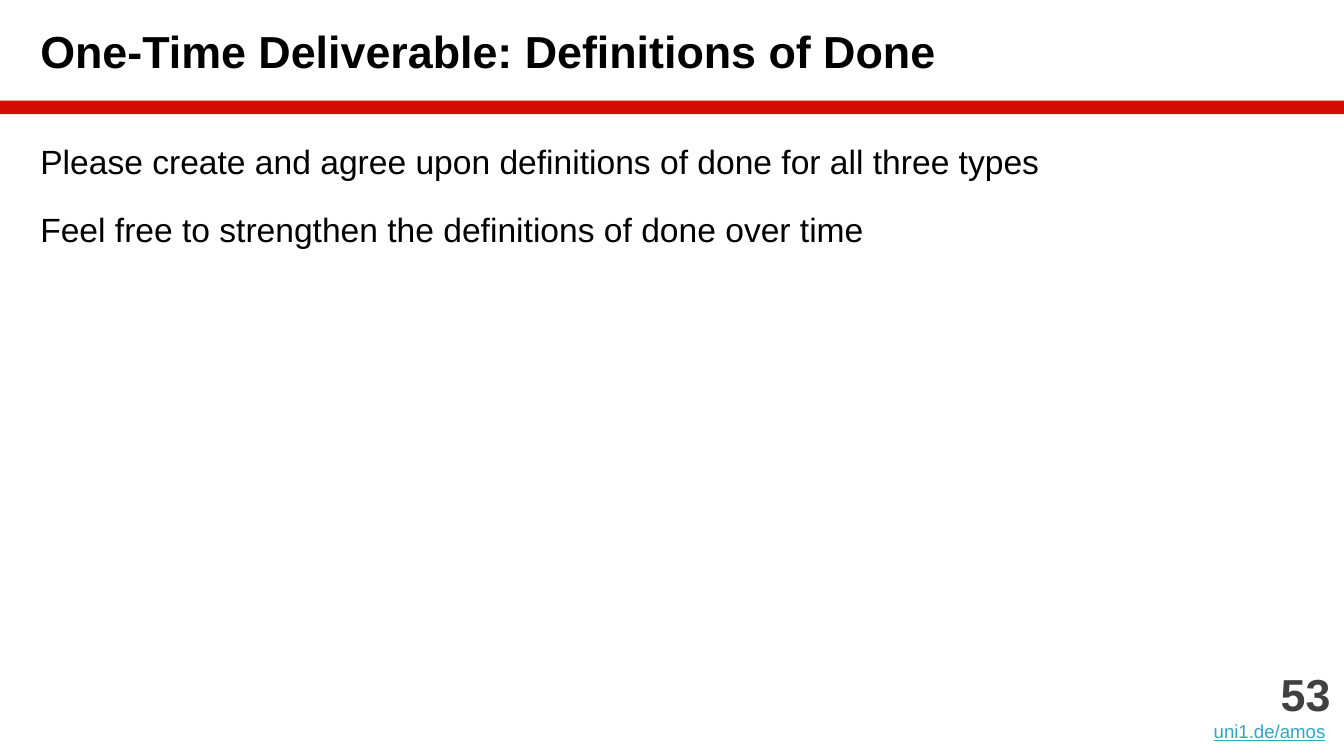
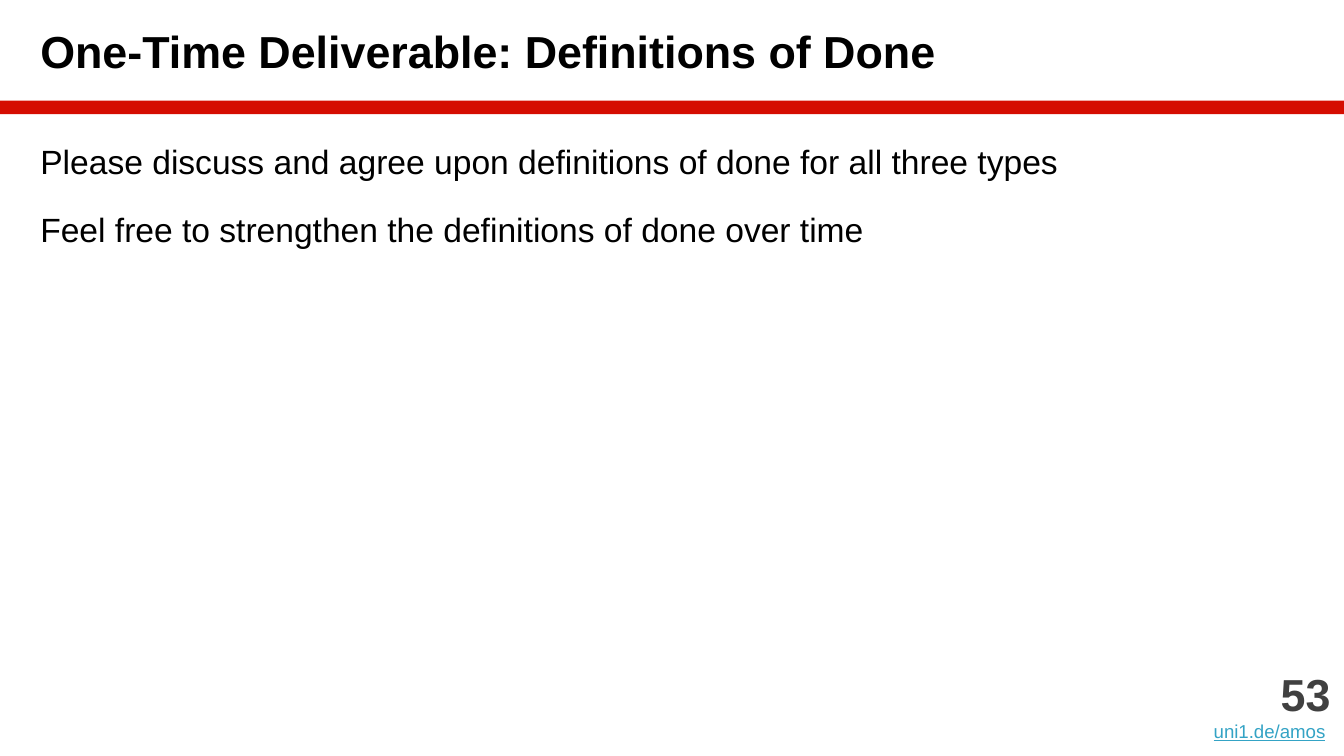
Before and after one commit to dirkriehle/amos-course, a slide deck: slide 53 of Lecture slides/AMOS B04 - Agile Planning.pptx. Drawn at 1344x756 pixels with LibreOffice and Linux fonts; fonts in the diff are those of the drawing. Boxes give left, top, right and bottom in pixels: in the first picture for what was removed or moved away, otherwise in the second. Text is boxed around its words. In the diff, an @@ line names an element or a change of style, - is before the commit and + after.

```diff
--- a/Lecture slides/AMOS B04 - Agile Planning.pptx
+++ b/Lecture slides/AMOS B04 - Agile Planning.pptx
@@ text at (x1=40, y1=149, x2=1057, y2=180): text changed @@
-Please create and agree upon definitions of done for all three types
+Please discuss and agree upon definitions of done for all three types
```
Also in this commit, not shown: 6 other slides changed, 1 other file.
